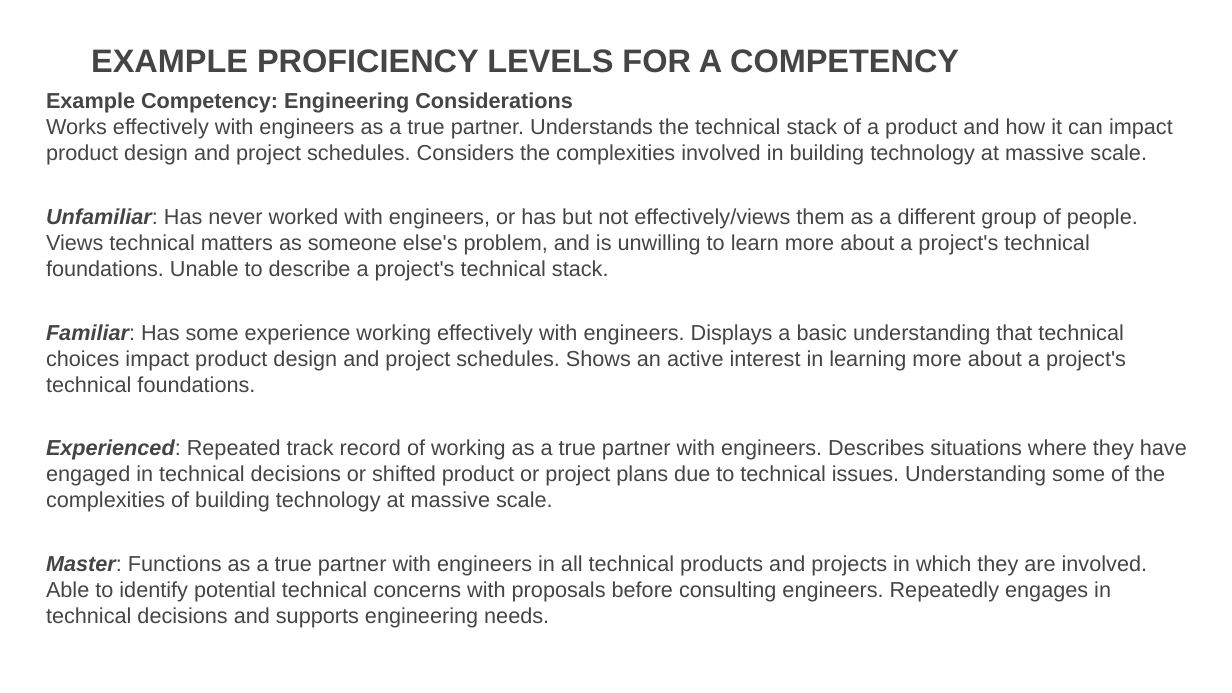
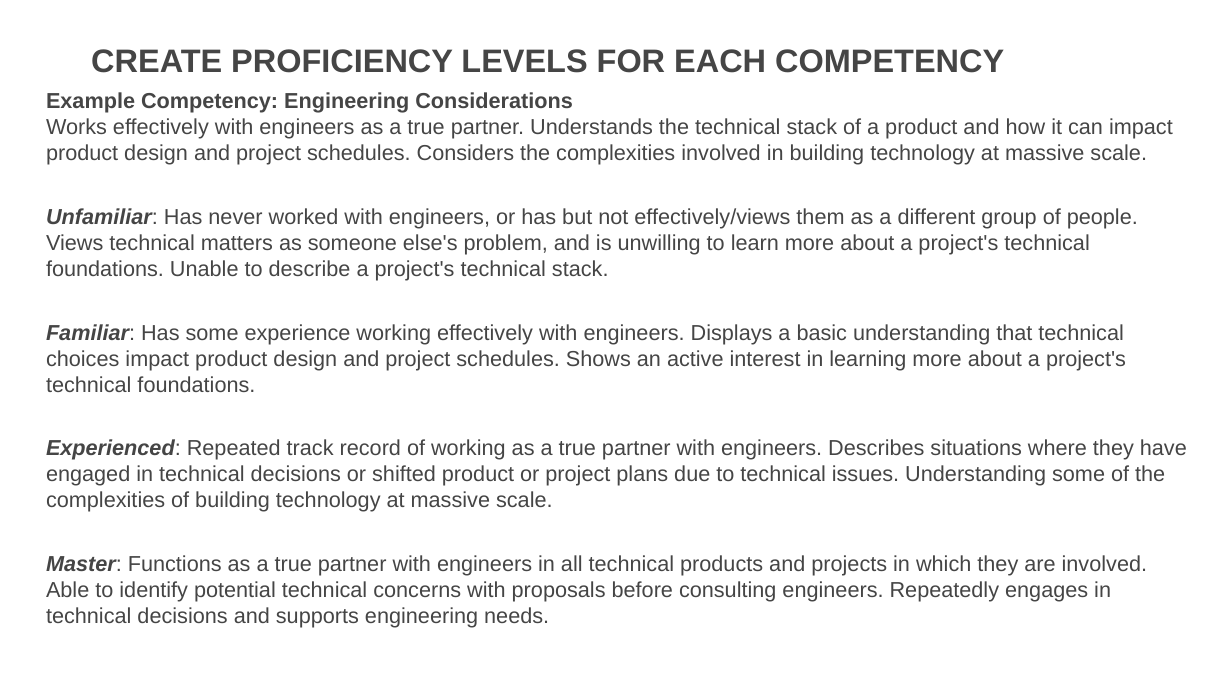
Before and after one commit to usds/SME-QA-Website, a slide deck: slide 10 of toolkit/job-analysis/job-analysis-day-1-presentation.pptx. Drawn at 1232x693 pixels with LibreOffice and Linux fonts; fonts in the diff are those of the drawing. Boxes give left, top, right and bottom in pixels: in the first picture for what was removed or moved away, otherwise in the second. Text is boxed around its words. In the diff, an @@ line names an element or a change of style, - is before the commit and + after.

```diff
--- a/toolkit/job-analysis/job-analysis-day-1-presentation.pptx
+++ b/toolkit/job-analysis/job-analysis-day-1-presentation.pptx
@@ title at box(91, 49, 1004, 73): text changed @@
-EXAMPLE PROFICIENCY LEVELS FOR A COMPETENCY
+CREATE PROFICIENCY LEVELS FOR EACH COMPETENCY
```
Also in this commit, not shown: 3 other slides changed.
